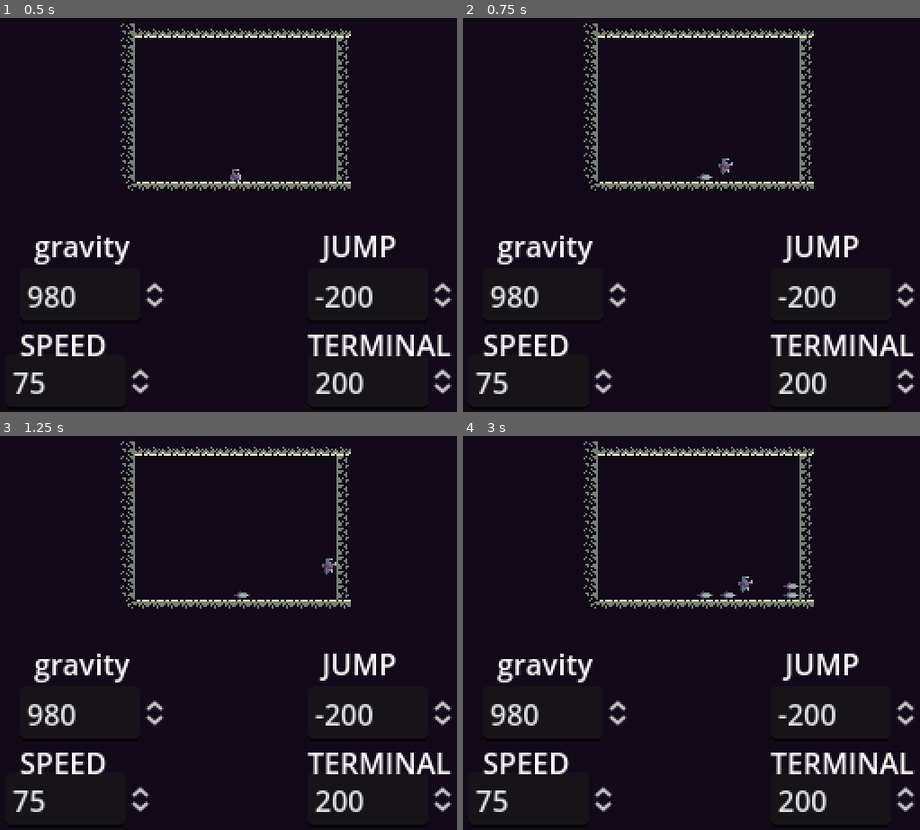
Above: before the commit, frames 1-4 (two rows, left to right).
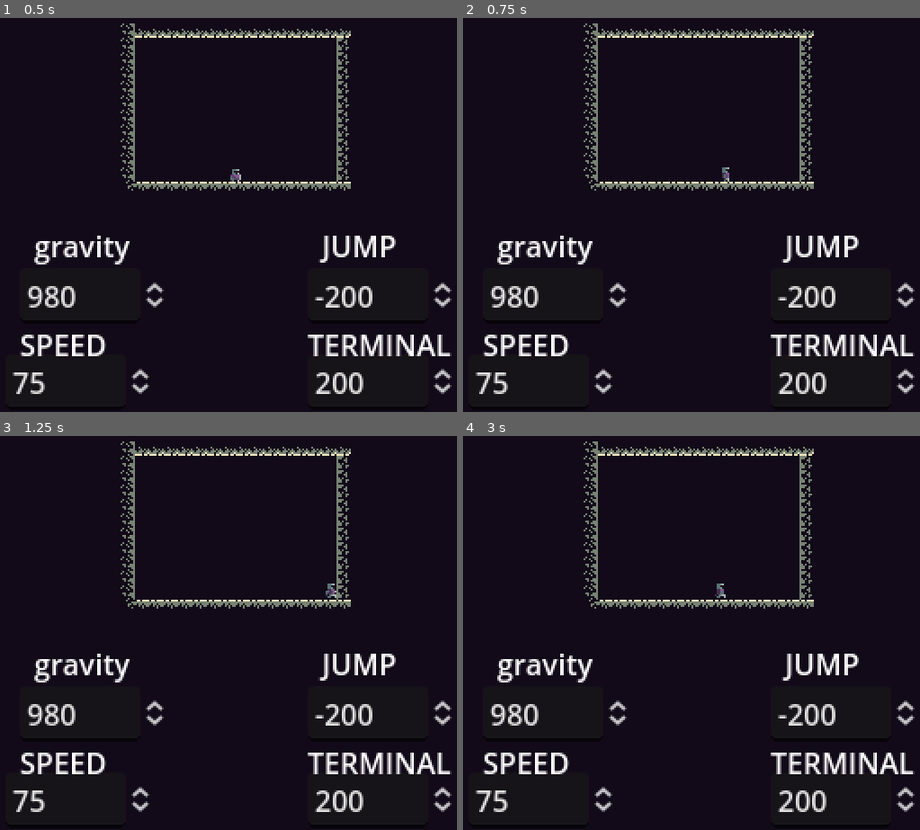
Above: after the commit, the same moments.

Repository: MadDevInc/Gladitta
Game: Godot game, scene res://ambiente_de_teste.tscn
The game is run twice, just before and just after one commit, with the same random seed, the same clock (stepped at 60 frames per second) and the same inputs.
Inputs (mouse positions are in pixels of both pictures, inside the frame that each line leads up to):
- Up to frame 1 (0.5 s): no input
- Up to frame 2 (0.75 s): tap Enter at 0.5 s; move the mouse to (824, 175) at 0.52 s; hold D (move_right) from 0.53 s (still down); click (824, 175) at 0.6 s
- Up to frame 3 (1.25 s): keep holding D (move_right); tap Space (jump) at 0.77, 0.8, 1.07 s
- Up to frame 4 (3 s): move the mouse to (581, 636) at 1.27 s; tap Space (jump) at 1.35, 1.52, 1.82, 2.3 s; click (581, 636) at 1.55 s; move the mouse to (755, 518) at 2.02 s; release D (move_right) at 2.03 s; hold A (move_left) 2.03-2.78 s; click (755, 518) at 2.1 s; move the mouse to (668, 699) at 2.77 s; hold D (move_right) from 2.78 s (still down); click (668, 699) at 2.85 s

Frame 1 is identical in both runs. In frame 2, 0.1% of the frame differs, in the area x 51-60%, y 35-42%; in frame 3, 0.2%; in frame 4, 0.3%, in the area x 51-74%, y 35-42%.

Commit message:
Implemented Sword Behaviour

Diff:
--- /dev/null
+++ b/gladitta/Scenes/Characters/Player/Sword/sword.gd
@@ -0,0 +1,16 @@
+extends CharacterBody2D
+
+const SPEED = 300.0
+const JUMP_VELOCITY = -400.0
+const DEACCELERATION = 0.2
+
+var direction = Vector2()
+
+func set_direction(new_direction):
+	direction = new_direction
+	velocity = direction * SPEED
+
+func _physics_process(delta: float) -> void:
+	velocity = lerp(velocity, Vector2.ZERO, DEACCELERATION)
+
+	move_and_slide()
--- /dev/null
+++ b/gladitta/Scenes/Characters/Player/Sword/sword.tscn
@@ -0,0 +1,33 @@
+[gd_scene load_steps=6 format=3 uid="uid://bw0dm5ltu3d5b"]
+
+[ext_resource type="Script" path="res://Scenes/Characters/Player/Sword/sword.gd" id="1_wd3g3"]
+[ext_resource type="Texture2D" uid="uid://dckur82ujdv4t" path="res://Scenes/Characters/Player/Sword/Textures/sword.png" id="2_7u22o"]
+
+[sub_resource type="AtlasTexture" id="AtlasTexture_dheve"]
+atlas = ExtResource("2_7u22o")
+region = Rect2(0, 0, 8, 8)
+
+[sub_resource type="AtlasTexture" id="AtlasTexture_r82gg"]
+atlas = ExtResource("2_7u22o")
+region = Rect2(24, 0, 8, 8)
+
+[sub_resource type="SpriteFrames" id="SpriteFrames_uwr3d"]
+animations = [{
+"frames": [{
+"duration": 40.0,
+"texture": SubResource("AtlasTexture_dheve")
+}, {
+"duration": 1.0,
+"texture": SubResource("AtlasTexture_r82gg")
+}],
+"loop": false,
+"name": &"default",
+"speed": 10.0
+}]
+
+[node name="Sword" type="CharacterBody2D"]
+script = ExtResource("1_wd3g3")
+
+[node name="AnimatedSprite2D" type="AnimatedSprite2D" parent="."]
+sprite_frames = SubResource("SpriteFrames_uwr3d")
+autoplay = "default"
--- a/gladitta/Scenes/Characters/Player/player.gd
+++ b/gladitta/Scenes/Characters/Player/player.gd
@@ -5,46 +5,82 @@
 @export var SPEED = 75.0
 @export var JUMP_VELOCITY = -200.0
 
-var sword_scene = load("res://Scenes/Characters/Sword/sword.tscn")
+var sword_scene = load("res://Scenes/Characters/Player/Sword/sword.tscn")
+
+var orientation = 1
+
+func _ready() -> void:
+	$Sword/Sprite2D.hide()
 
 func _physics_process(delta: float) -> void:
-	# Add the gravity.
 	if not is_on_floor():
 		velocity.y += GRAVITY * delta
 		#velocity.y = clamp(velocity.y, -INF, TERMINAL_FALLING_VELOCITY)
 
-	# Handle jump.
 	if Input.is_action_just_pressed("jump") and is_on_floor():
 		velocity.y = JUMP_VELOCITY
 	if Input.is_action_just_released("jump"):
 		velocity.y *= 0.5
 
-	# Get the input direction and handle the movement/deceleration.
-	# As good practice, you should replace UI actions with custom gameplay actions.
-	var direction := Input.get_axis("move_left", "move_right")
-	if direction:
-		velocity.x = direction * SPEED
+	if Input.is_action_pressed("move_right"):
+		velocity.x = SPEED
+		orientation = 1
+		move_sword("right")
 		$AnimatedSprite2D.play("run")
+		$AnimatedSprite2D.flip_h = false
+	elif Input.is_action_pressed("move_left"):
+		velocity.x = -SPEED
+		orientation = -1
+		move_sword("left")
+		$AnimatedSprite2D.play("run")
+		$AnimatedSprite2D.flip_h = true
+	elif Input.is_action_pressed("move_down"):
+		velocity.x = 0.0
+		move_sword("down")
+	elif Input.is_action_pressed("move_up"):
+		velocity.x = 0.0
+		move_sword("up")
 	else:
-		velocity.x = move_toward(velocity.x, 0, SPEED)
+		velocity.x = 0.0
+		if orientation == 1:
+			move_sword("right")
+		else:
+			move_sword("left")
 		$AnimatedSprite2D.play("idle")
 
-	if direction == 1:
-		$AnimatedSprite2D.flip_h = false
-	elif direction == -1:
-		$AnimatedSprite2D.flip_h = true
+	if Input.is_action_just_pressed("attack"):
+		$Sword/Sprite2D.show()
+		await get_tree().create_timer(0.1).timeout
+		$Sword/Sprite2D.hide()
 
 	if not is_on_floor():
 		$AnimatedSprite2D.play("jump")
 
-	if Input.is_action_just_pressed("attack"):
-		var sword_instance = sword_scene.instantiate()
-		get_parent().add_child(sword_instance)
-		sword_instance.set_direction(direction)
-		sword_instance.global_position.x = self.global_position.x
-		sword_instance.global_position.y = self.global_position.y + 5
-
 	move_and_slide()
 
-func launch():
-	pass
+func move_sword(direction):
+	match direction:
+		"right":
+			$Sword.position = Vector2(8, 0)
+			$Sword/Sprite2D.flip_h = false
+			$Sword/Sprite2D.rotation_degrees = 0
+		"left":
+			$Sword.position = Vector2(-8, 0)
+			$Sword/Sprite2D.flip_h = true
+			$Sword/Sprite2D.rotation_degrees = 0
+		"down":
+			$Sword.position = Vector2(0, 8)
+			$Sword/Sprite2D.flip_h = false
+			$Sword/Sprite2D.rotation_degrees = 90
+		"up":
+			$Sword.position = Vector2(0, -8)
+			$Sword/Sprite2D.flip_h = false
+			$Sword/Sprite2D.rotation_degrees = -90
+
+func launch(direction):
+	print("chamou")
+	velocity.y = direction * 100
+
+func _on_sword_body_entered(body: Node2D) -> void:
+	if $Sword/Sprite2D.rotation_degrees == -90:
+		launch(Vector2(0, -1))
--- a/gladitta/Scenes/Characters/Player/player.tscn
+++ b/gladitta/Scenes/Characters/Player/player.tscn
@@ -1,7 +1,8 @@
-[gd_scene load_steps=12 format=3 uid="uid://dlcsks5urffx5"]
+[gd_scene load_steps=14 format=3 uid="uid://dlcsks5urffx5"]
 
 [ext_resource type="Script" path="res://Scenes/Characters/Player/player.gd" id="1_1cf6x"]
 [ext_resource type="Texture2D" uid="uid://bst3ep1s6w1f" path="res://Scenes/Characters/Player/Textures/player.png" id="1_iia6l"]
+[ext_resource type="Texture2D" uid="uid://dckur82ujdv4t" path="res://Scenes/Characters/Player/Sword/Textures/sword.png" id="3_um1t0"]
 
 [sub_resource type="RectangleShape2D" id="RectangleShape2D_as143"]
 size = Vector2(6, 9)
@@ -73,8 +74,12 @@
 "speed": 10.0
 }]
 
+[sub_resource type="RectangleShape2D" id="RectangleShape2D_atcx3"]
+size = Vector2(4, 4)
+
 [node name="Player" type="CharacterBody2D"]
 script = ExtResource("1_1cf6x")
+metadata/_edit_vertical_guides_ = [6.0]
 
 [node name="CollisionShape2D" type="CollisionShape2D" parent="."]
 shape = SubResource("RectangleShape2D_as143")
@@ -83,3 +88,17 @@
 sprite_frames = SubResource("SpriteFrames_iak7v")
 animation = &"idle"
 autoplay = "idle"
+
+[node name="Sword" type="Area2D" parent="."]
+position = Vector2(8, 0)
+
+[node name="CollisionShape2D" type="CollisionShape2D" parent="Sword"]
+shape = SubResource("RectangleShape2D_atcx3")
+
+[node name="Sprite2D" type="Sprite2D" parent="Sword"]
+z_index = 1
+texture = ExtResource("3_um1t0")
+region_enabled = true
+region_rect = Rect2(0, 0, 8, 8)
+
+[connection signal="body_entered" from="Sword" to="." method="_on_sword_body_entered"]
--- a/gladitta/Scenes/Characters/Sword/sword.gd
+++ /dev/null
@@ -1,15 +0,0 @@
-extends CharacterBody2D
-
-const SPEED = 300.0
-const DEACCELERATION = 0.05
-
-var dir
-
-func set_direction(new_dir):
-	dir = new_dir
-	velocity.x = SPEED
-
-func _physics_process(delta: float) -> void:
-	velocity.x = lerp(velocity.x, 0.0, DEACCELERATION)
-
-	move_and_slide()
--- a/gladitta/Scenes/Characters/Sword/sword.tscn
+++ /dev/null
@@ -1,33 +0,0 @@
-[gd_scene load_steps=6 format=3 uid="uid://cnx2tddy85rre"]
-
-[ext_resource type="Script" path="res://Scenes/Characters/Sword/sword.gd" id="1_oaik7"]
-[ext_resource type="Texture2D" uid="uid://hegij4ydmxj7" path="res://Scenes/Characters/Sword/Textures/sword.png" id="1_xp8yh"]
-
-[sub_resource type="AtlasTexture" id="AtlasTexture_udjtb"]
-atlas = ExtResource("1_xp8yh")
-region = Rect2(0, 0, 10, 8)
-
-[sub_resource type="SpriteFrames" id="SpriteFrames_lerw2"]
-animations = [{
-"frames": [{
-"duration": 1.0,
-"texture": SubResource("AtlasTexture_udjtb")
-}],
-"loop": true,
-"name": &"default",
-"speed": 5.0
-}]
-
-[sub_resource type="RectangleShape2D" id="RectangleShape2D_hg1d1"]
-size = Vector2(9, 5)
-
-[node name="Sword" type="CharacterBody2D"]
-script = ExtResource("1_oaik7")
-
-[node name="AnimatedSprite2D" type="AnimatedSprite2D" parent="."]
-sprite_frames = SubResource("SpriteFrames_lerw2")
-frame_progress = 0.746143
-
-[node name="CollisionShape2D" type="CollisionShape2D" parent="."]
-position = Vector2(-0.5, 0.5)
-shape = SubResource("RectangleShape2D_hg1d1")
--- a/gladitta/project.godot
+++ b/gladitta/project.godot
@@ -39,6 +39,20 @@
 , Object(InputEventKey,"resource_local_to_scene":false,"resource_name":"","device":-1,"window_id":0,"alt_pressed":false …(182 unchanged characters)…
 ]
 }
+move_up={
+"deadzone": 0.5,
+"events": [Object(InputEventJoypadButton,"resource_local_to_scene":false,"resource_name":"","device":-1,"button_index":11,"pressure":0.0,"pressed":false,"script":null)
+, Object(InputEventJoypadMotion,"resource_local_to_scene":false,"resource_name":"","device":-1,"axis":1,"axis_value":-1.0,"script":null)
+, Object(InputEventKey,"resource_local_to_scene":false,"resource_name":"","device":-1,"window_id":0,"alt_pressed":false,"shift_pressed":false,"ctrl_pressed":false,"meta_pressed":false,"pressed":false,"keycode":0,"physical_keycode":87,"key_label":0,"unicode":119,"location":0,"echo":false,"script":null)
+]
+}
+move_down={
+"deadzone": 0.5,
+"events": [Object(InputEventJoypadButton,"resource_local_to_scene":false,"resource_name":"","device":-1,"button_index":12,"pressure":0.0,"pressed":false,"script":null)
+, Object(InputEventJoypadMotion,"resource_local_to_scene":false,"resource_name":"","device":-1,"axis":1,"axis_value":1.0,"script":null)
+, Object(InputEventKey,"resource_local_to_scene":false,"resource_name":"","device":-1,"window_id":0,"alt_pressed":false,"shift_pressed":false,"ctrl_pressed":false,"meta_pressed":false,"pressed":false,"keycode":0,"physical_keycode":83,"key_label":0,"unicode":115,"location":0,"echo":false,"script":null)
+]
+}
 jump={
 "deadzone": 0.5,
 "events": [Object(InputEventJoypadButton,"resource_local_to_scene":false,"resource_name":"","device":-1,"button_index":0,"pressure":0.0,"pressed":true,"script":null)
Renamed: gladitta/Scenes/Characters/Sword/Textures/sword.png -> gladitta/Scenes/Characters/Player/Sword/Textures/sword.png
Not shown, changed: gladitta/Scenes/Characters/Player/Sword/Textures/sword.png.import
